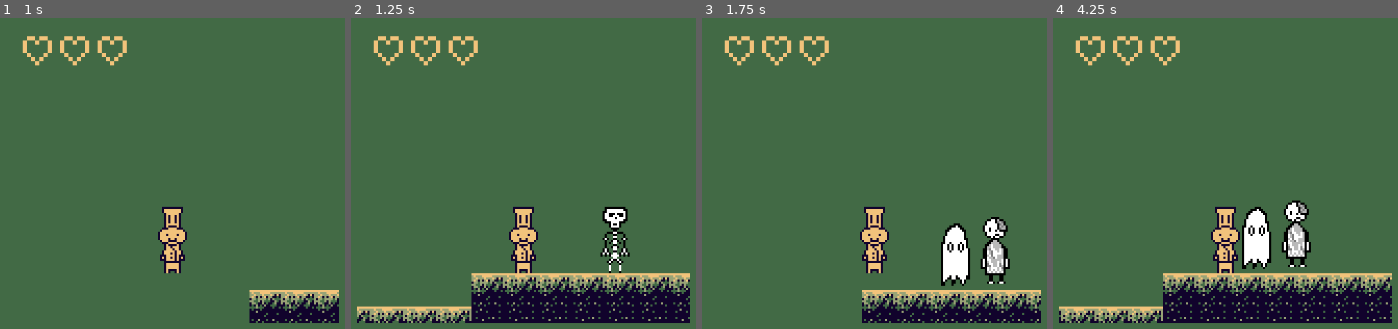
Above: before the commit, frames 1-4 (left to right).
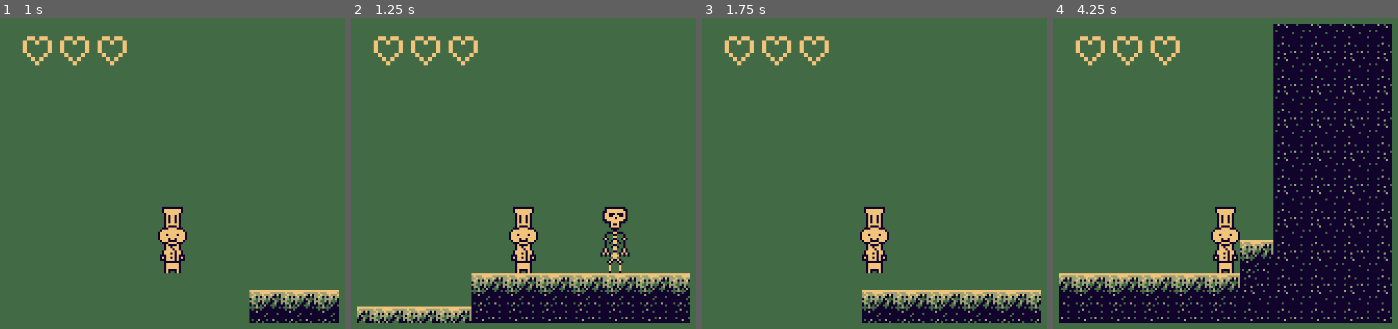
Above: after the commit, the same moments.

Repository: alexmat2on/gbjam-12
Game: Godot game, scene res://root.tscn
Same seed, same stepped clock (60 frames per second), same inputs: the game is played once before the commit and once after it.
Inputs:
- Up to frame 1 (1 s): tap Enter at 0.5 s; hold D (right) from 0.53 s (still down); tap W (up) at 0.77 s
- Up to frame 2 (1.25 s): keep holding D (right)
- Up to frame 3 (1.75 s): keep holding D (right); tap W (up) at 1.52 s
- Up to frame 4 (4.25 s): release D (right) at 2.03 s; hold A (left) 2.03-2.78 s; hold D (right) from 2.78 s (still down); tap W (up) at 3.02, 3.77 s

Frame 1 is identical in both runs. In frame 2, 0.8% of the frame differs, in the area x 72-81%, y 60-82%; in frame 3, 2.7%; in frame 4, 36%, in the area x 1-99%, y 1-99%.

Commit message:
Update ghost and zombie

Diff:
--- a/godot/components/ghost/ghost.tscn
+++ b/godot/components/ghost/ghost.tscn
@@ -1,6 +1,8 @@
-[gd_scene load_steps=5 format=3 uid="uid://dqhymk434xpmh"]
+[gd_scene load_steps=7 format=3 uid="uid://dqhymk434xpmh"]
 
 [ext_resource type="Texture2D" uid="uid://b1f321jv54b0y" path="res://components/ghost/ghost.png" id="1_bjw6m"]
+[ext_resource type="Script" path="res://components/entities/Entity.gd" id="1_hncny"]
+[ext_resource type="Script" path="res://components/entities/behaviors/scripts/PatrolBehavior.gd" id="2_hyf4b"]
 
 [sub_resource type="AtlasTexture" id="AtlasTexture_ma0nn"]
 atlas = ExtResource("1_bjw6m")
@@ -20,14 +22,20 @@
 [sub_resource type="CapsuleShape2D" id="CapsuleShape2D_t5lpa"]
 radius = 8.0
 
-[node name="Ghost" type="Node2D"]
+[node name="ghost" type="CharacterBody2D" node_paths=PackedStringArray("idle_behavior")]
+collision_layer = 4
+script = ExtResource("1_hncny")
+idle_behavior = NodePath("PatrolBehavior")
 
-[node name="ghost" type="CharacterBody2D" parent="."]
-
-[node name="AnimatedSprite2D" type="AnimatedSprite2D" parent="ghost"]
+[node name="AnimatedSprite2D" type="AnimatedSprite2D" parent="."]
 texture_filter = 1
+position = Vector2(0, -16)
 sprite_frames = SubResource("SpriteFrames_378mb")
 animation = &"idle"
 
-[node name="CollisionShape2D" type="CollisionShape2D" parent="ghost"]
+[node name="CollisionShape2D" type="CollisionShape2D" parent="."]
+position = Vector2(0, -16)
 shape = SubResource("CapsuleShape2D_t5lpa")
+
+[node name="PatrolBehavior" type="Node2D" parent="."]
+script = ExtResource("2_hyf4b")
--- a/godot/components/player/player.gd
+++ b/godot/components/player/player.gd
@@ -29,6 +29,4 @@
 	animSprite.play(animation)
 	velocity.x = horizontal_direction * playerSpeed
 
-
-
 	move_and_slide()
--- a/godot/components/skeleton/skeleton.tscn
+++ b/godot/components/skeleton/skeleton.tscn
@@ -23,7 +23,7 @@
 radius = 8.0
 height = 32.0
 
-[node name="CharacterBody2D" type="CharacterBody2D" node_paths=PackedStringArray("idle_behavior")]
+[node name="skeleton" type="CharacterBody2D" node_paths=PackedStringArray("idle_behavior")]
 collision_layer = 4
 script = ExtResource("1_ylskn")
 idle_behavior = NodePath("PatrolBehavior")
--- a/godot/components/zombie/zombie.tscn
+++ b/godot/components/zombie/zombie.tscn
@@ -1,5 +1,7 @@
-[gd_scene load_steps=5 format=3 uid="uid://58x3fo260fua"]
+[gd_scene load_steps=7 format=3 uid="uid://58x3fo260fua"]
 
+[ext_resource type="Script" path="res://components/entities/Entity.gd" id="1_c078v"]
+[ext_resource type="Script" path="res://components/entities/behaviors/scripts/PatrolBehavior.gd" id="1_pa6th"]
 [ext_resource type="Texture2D" uid="uid://botgfmx3tkryo" path="res://components/zombie/zombie.png" id="1_vs8e5"]
 
 [sub_resource type="AtlasTexture" id="AtlasTexture_l3f74"]
@@ -21,14 +23,20 @@
 radius = 8.0
 height = 34.0
 
-[node name="Zombie" type="Node2D"]
+[node name="zombie" type="CharacterBody2D" node_paths=PackedStringArray("idle_behavior")]
+collision_layer = 4
+script = ExtResource("1_c078v")
+idle_behavior = NodePath("PatrolBehavior")
 
-[node name="CharacterBody2D" type="CharacterBody2D" parent="."]
-
-[node name="AnimatedSprite2D" type="AnimatedSprite2D" parent="CharacterBody2D"]
+[node name="AnimatedSprite2D" type="AnimatedSprite2D" parent="."]
 texture_filter = 1
 sprite_frames = SubResource("SpriteFrames_tpbw6")
 animation = &"idle"
+offset = Vector2(0, -16)
 
-[node name="CollisionShape2D" type="CollisionShape2D" parent="CharacterBody2D"]
+[node name="CollisionShape2D" type="CollisionShape2D" parent="."]
+position = Vector2(0, -16)
 shape = SubResource("CapsuleShape2D_1p6uu")
+
+[node name="PatrolBehavior" type="Node2D" parent="."]
+script = ExtResource("1_pa6th")
Binary file changed: godot/components/ghost/ghost.png
Binary file changed: godot/components/skeleton/skeleton.png
Binary file changed: godot/components/zombie/zombie.png
